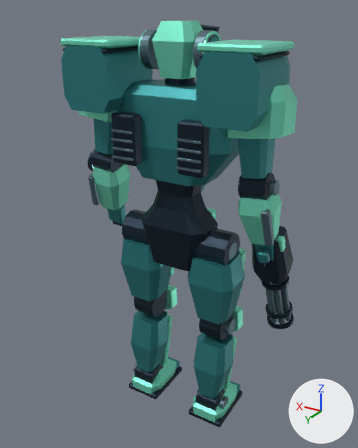
Two versions of the Blender file out/mech_reference/t10/t10.blend, one commit apart.
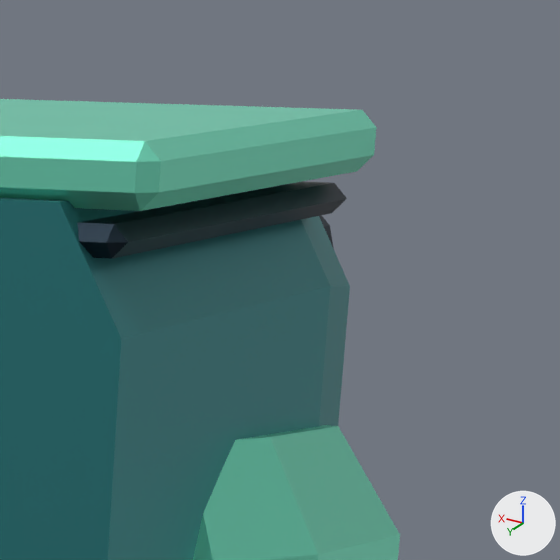
Each version is shown whole from a 50 mm lens placed at (-3.33, 5.56, 5.98), pointed at (0.08, -0.12, 3.14), then close up on the part from 68% to 89% of the width and 6% to 23% of the height. Lighting does not change. The marker at lower right points along +X, +Y and +Z. The first two pictures are the older version. Both versions are drawn at frame 1 of the action 't10:heavy:launcher_r_lid'; the numbers are the values there.

Names of what the first close-up shows: 'Forward shoulder launcher rack.001', 'Hinged launcher lid.001', 'Launcher dorsal armor.001', 'Shoulder interceptor pauldron' and 1 more.
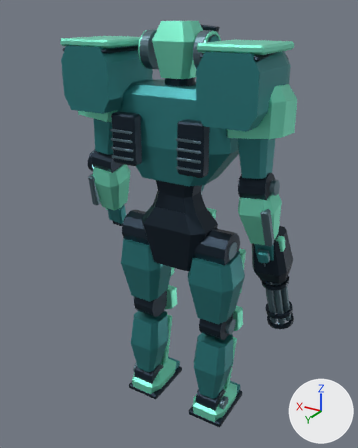
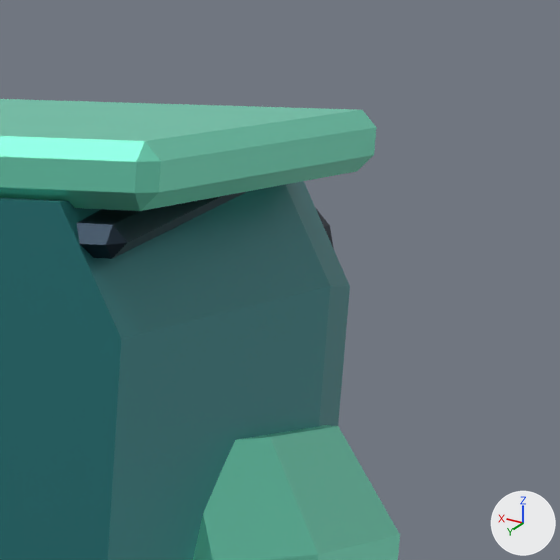
ob_launcher_r_lid is not drawn itself; it is the parent of ob_hinged_launcher_lid_001.

Changed parts and their boxes [x1, y1, x2, y2] in the close-ups (560 x 560 px):
'Hinged launcher lid.001', turned: before [77, 181, 347, 259]; after [77, 191, 248, 259]

Patch to the scene script:
```diff
--- a/out/mech_reference/t10/t10.blend.py
+++ b/out/mech_reference/t10/t10.blend.py
@@ ob_launcher_r_lid @@
 ob_launcher_r_lid.location = (0.0, 0.45, 0.33)
+ob_launcher_r_lid.rotation_euler = (-0.11, 0.0, 0.0)  # degrees (-6.3, 0, 0)
```
